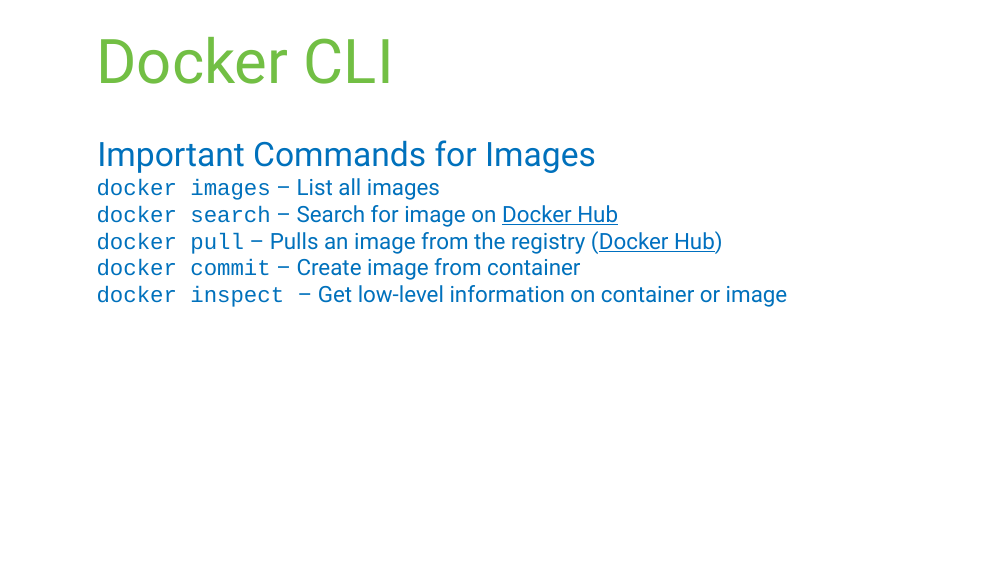
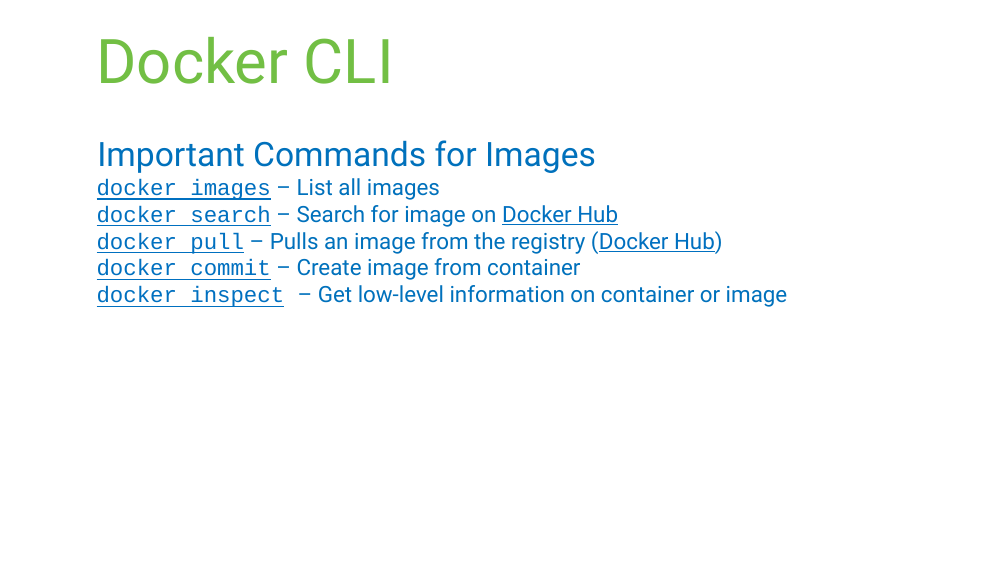
Before and after one commit to rstropek/DockerVS2015Intro, a slide deck: slide 26 of slides/Docker-Workshop.pptx (slide 22 before the commit). Drawn at 1008x567 pixels with LibreOffice and Linux fonts; fonts in the diff are those of the drawing. Boxes give left, top, right and bottom in pixels: in the first picture for what was removed or moved away, otherwise in the second. Text is boxed around its words. In the diff, an @@ line names an element or a change of style, - is before the commit and + after.

```diff
--- a/slides/Docker-Workshop.pptx
+++ b/slides/Docker-Workshop.pptx
@@ text at <box>97,178,788,307</box>: text colour #0071BC to #0070C0, underline on in "docker images", "docker search", "docker pull", "docker commit" and 1 more places @@
```
Also in this commit, not shown: 2 other slides changed, 4 slides added, 1 other file.
